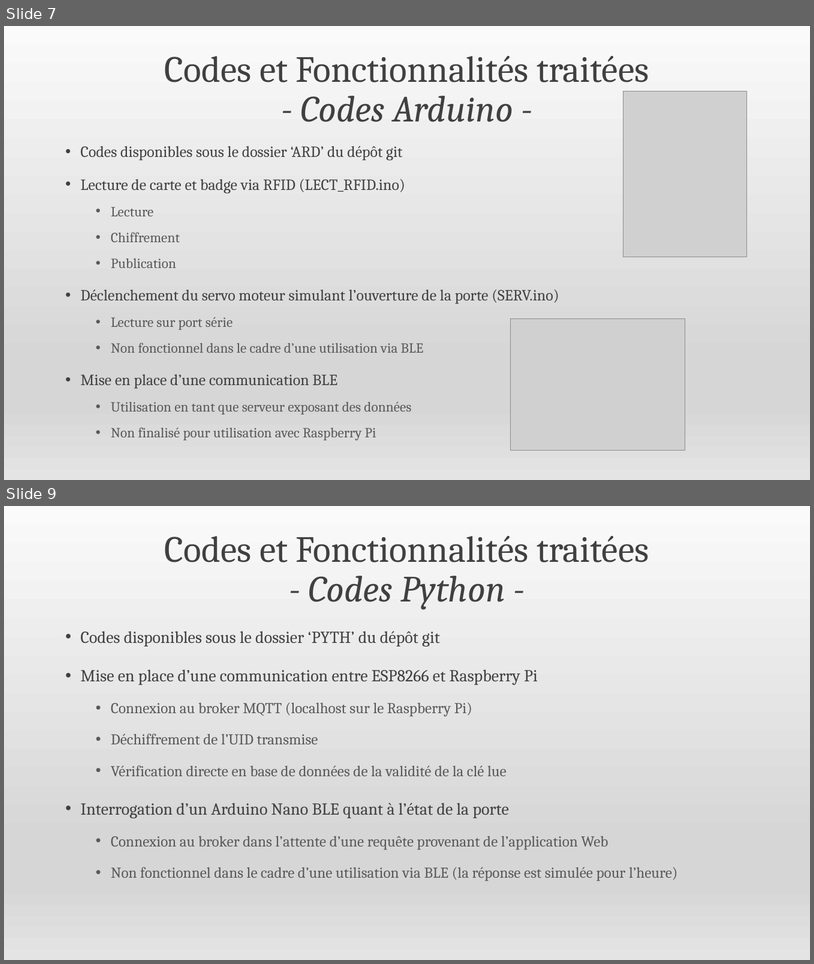
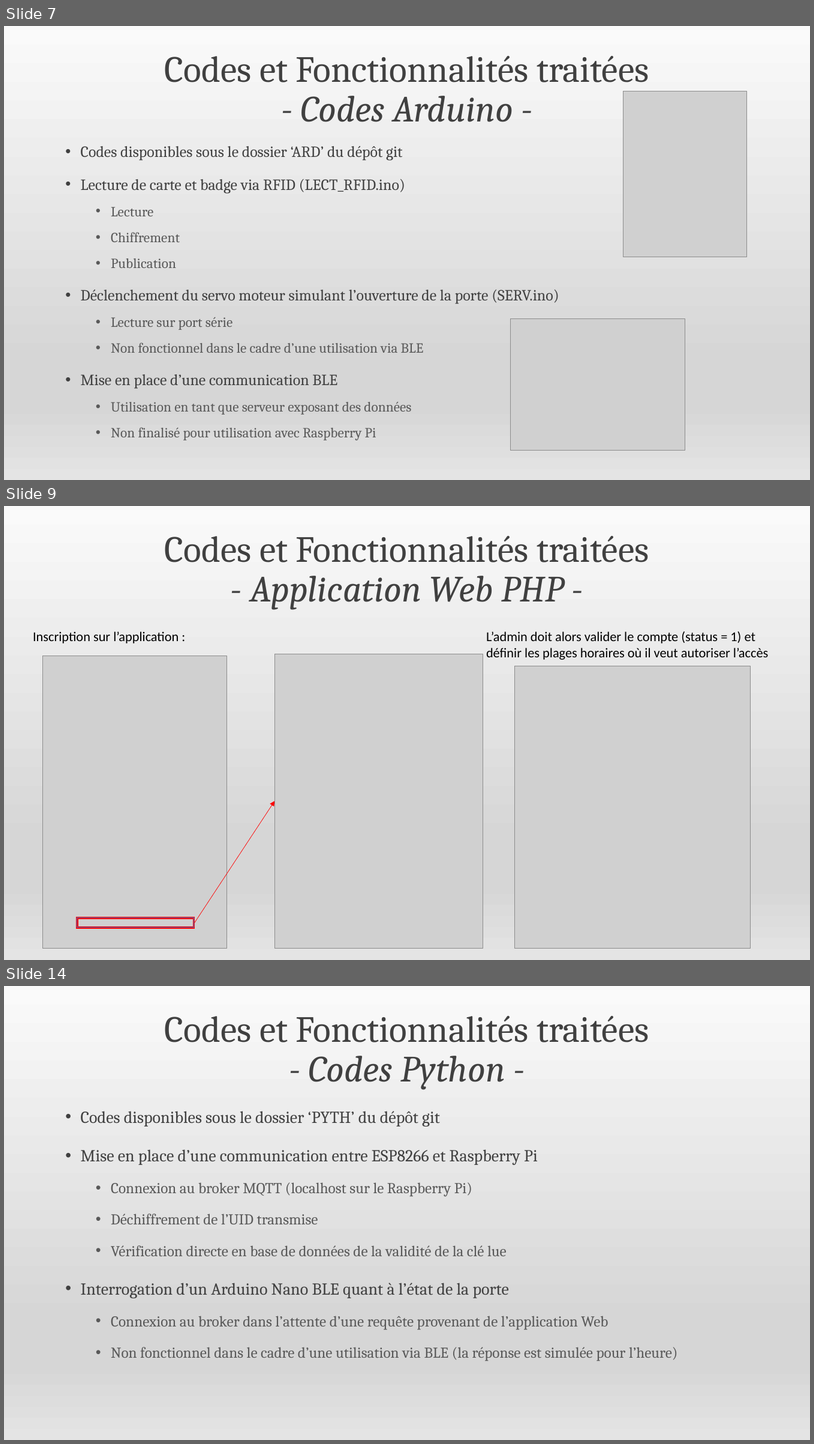
Before and after one commit to mapfra/LPIOTIA_2019_HODOR, a slide deck: Présentation du projet HODOR.pptx. Shown one above the other, each under a label of ours: slides 7 and 9 before the commit, slides 7, 9 and 14 after it; the slides between them are not shown. The pictures are 814x964 and 814x1444 pixels, drawn with LibreOffice and Linux fonts; fonts in the diff are those of the drawing; grey boxes stand for pictures. Boxes give left, top, right and bottom in pixels: in the first picture for what was removed or moved away, otherwise in the second. Text is boxed around its words. In the diff, an @@ line names an element or a change of style, - is before the commit and + after.

```diff
--- a/Présentation du projet HODOR.pptx
+++ b/Présentation du projet HODOR.pptx
@@ slide 9 added at (x1=4, y1=506, x2=810, y2=960), background gradient #FAFAFA to #D7D7D7 to #E4E4E4 @@
@@ text added at (x1=165, y1=535, x2=649, y2=610), 44 pt, text #404040 @@
+Codes et Fonctionnalités traitées
+- Application Web PHP -
@@ text added at (x1=33, y1=631, x2=768, y2=660), 16 pt, text #000000 @@
+Inscription sur l’application : L’admin doit alors valider le compte (status = 1) et
+définir les plages horaires où il veut autoriser l’accès
@@ picture added at (x1=43, y1=656, x2=227, y2=948) @@
@@ picture added at (x1=275, y1=654, x2=483, y2=948) @@
@@ picture added at (x1=515, y1=666, x2=751, y2=948) @@
@@ arrow added from (195, 922) to (275, 801), #FF0000 0.5 pt @@
@@ frame added at (x1=77, y1=917, x2=195, y2=928), fill #4472C4, outline #FF0000 1 pt @@
@@ what was slide 9 is now slide 14 @@
```
Also in this commit, not shown: 2 slides changed, 4 other slides added.
